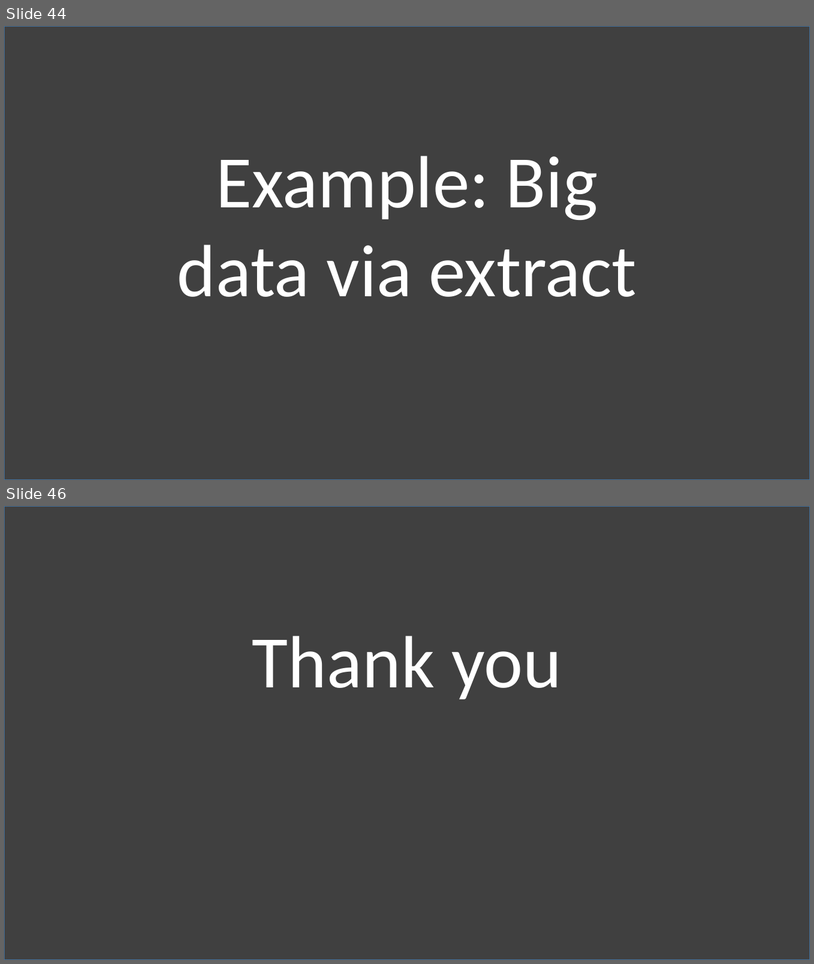
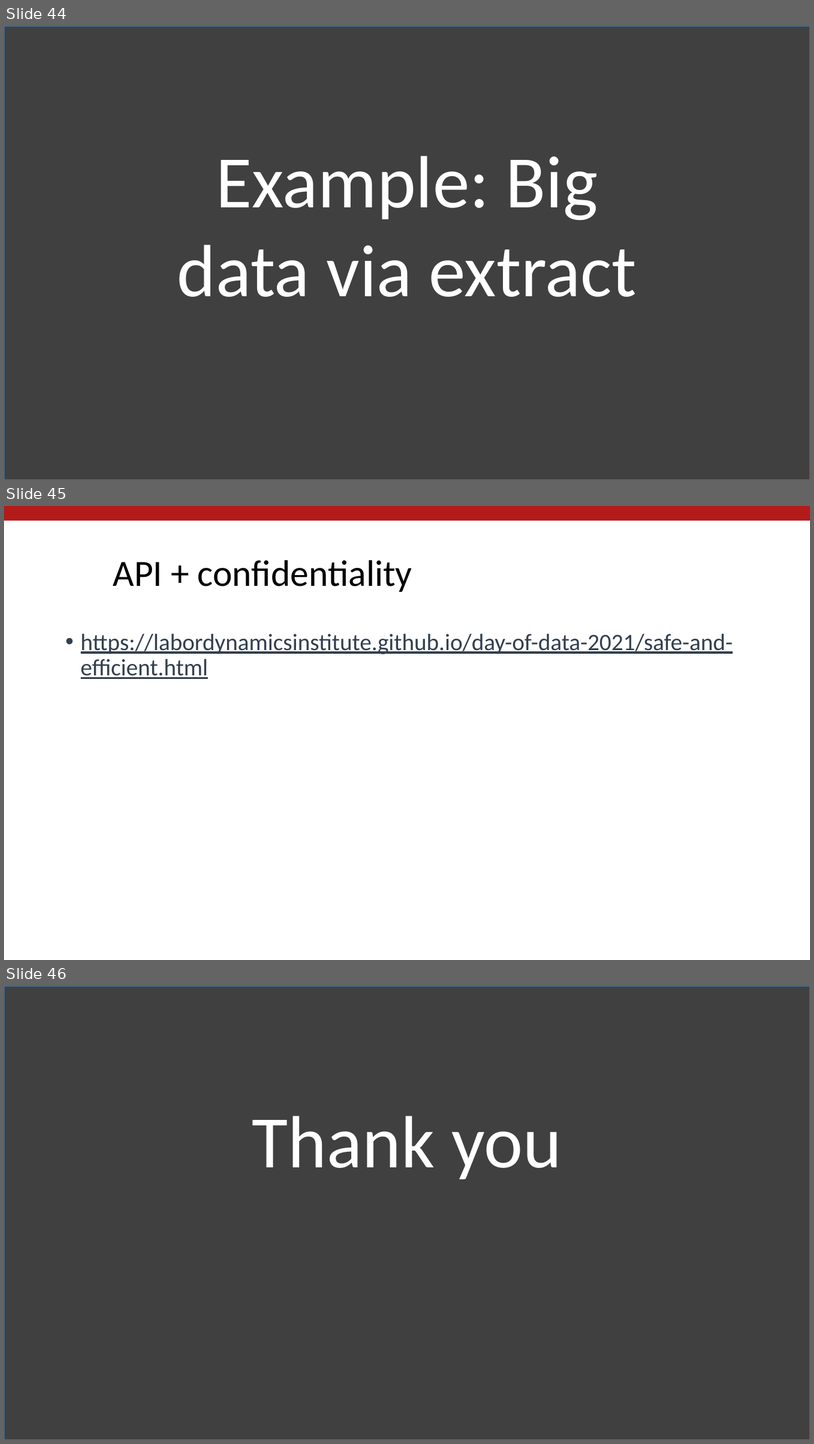
Before and after one commit to labordynamicsinstitute/day-of-data-2021, a slide deck: Vilhuber-Wasser-Day-of-Data-2021.pptx. Shown one above the other, each under a label of ours: slides 44 and 46 before the commit, slides 44, 45 and 46 after it; the slides between them are not shown. The pictures are 814x964 and 814x1444 pixels, drawn with LibreOffice and Linux fonts; fonts in the diff are those of the drawing; background and template pictures are left out. Boxes give left, top, right and bottom in pixels: in the first picture for what was removed or moved away, otherwise in the second. Text is boxed around its words. In the diff, an @@ line names an element or a change of style, - is before the commit and + after.

```diff
--- a/Vilhuber-Wasser-Day-of-Data-2021.pptx
+++ b/Vilhuber-Wasser-Day-of-Data-2021.pptx
@@ slide 45 added at <box>4,506,810,960</box>, background #FFFFFF @@
@@ rectangle added at <box>4,506,810,520</box>, fill #B31B1B @@
@@ title added at <box>113,560,413,592</box>, 44 pt, text #000000 @@
+API + confidentiality
@@ text added at <box>81,633,733,679</box>, 28 pt, text #323F4F, underline @@
+• https://labordynamicsinstitute.github.io/day-of-data-2021/safe-and-efficient.html
```
Also in this commit, not shown: 1 slide removed.
